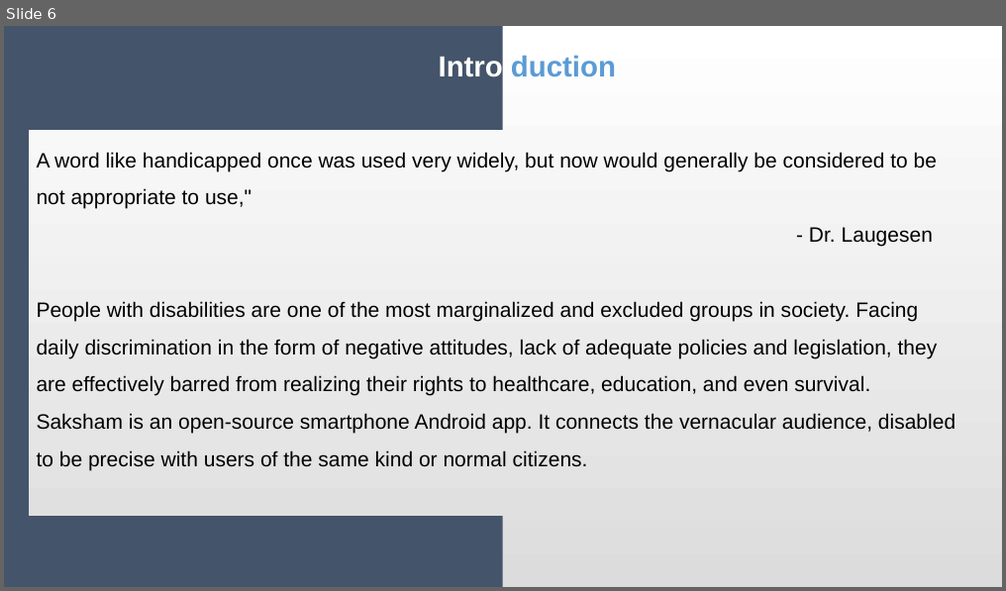
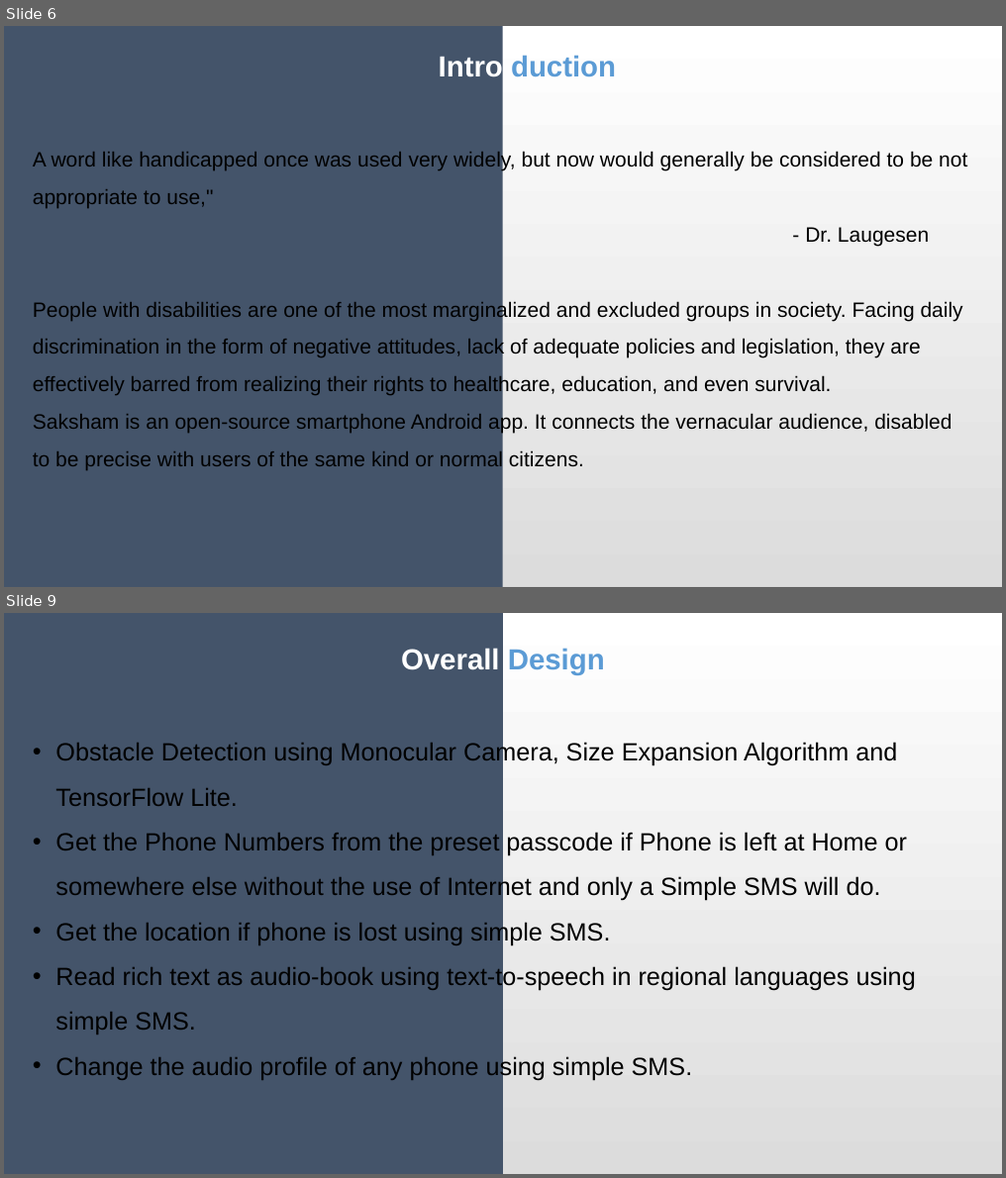
Before and after one commit to Durgnan/Final_Year_Project, a slide deck: Phase PPT/Durgesh Nandan/0th Phase/SakshamPPT.pptx. Shown one above the other, each under a label of ours: slide 6 before the commit, slides 6 and 9 after it; the slides between them are not shown. The pictures are 1006x591 and 1006x1178 pixels, drawn with LibreOffice and Linux fonts; fonts in the diff are those of the drawing. Boxes give left, top, right and bottom in pixels: in the first picture for what was removed or moved away, otherwise in the second. Text is boxed around its words. In the diff, an @@ line names an element or a change of style, - is before the commit and + after.

```diff
--- a/Phase PPT/Durgesh Nandan/0th Phase/SakshamPPT.pptx
+++ b/Phase PPT/Durgesh Nandan/0th Phase/SakshamPPT.pptx
@@ slide 9 added at [4,613,1002,1174], background gradient #FFFFFF to #DCDCDC @@
@@ rectangle added at [4,613,503,1174], fill #44546A @@
@@ text added at [401,648,605,674], 28 pt, text #FFFFFF, bold @@
+Overall Design
@@ text added at [55,741,916,1080], 24 pt, text #000000 @@
+• Obstacle Detection using Monocular Camera, Size Expansion Algorithm and TensorFlow Lite.
+• Get the Phone Numbers from the preset passcode if Phone is left at Home or somewhere else without the use of Internet and only a Simple SMS will do.
+• Get the location if phone is lost using simple SMS.
+• Read rich text as audio-book using text-to-speech in regional languages using simple SMS.
+• Change the audio profile of any phone using simple SMS.
@@ slide 6 changed as well @@
@@ text "A word like handicapped once ...": place and size @@
-text "A word like handicapped once ..." at [29,131,973,516]
+text "A word like handicapped once ..." at [33,151,967,471]
@@ text "A word like handicapped once ..." at [33,151,967,471]: fill gradient #FFFFFF to #DCDCDC to none @@
```
Also in this commit, not shown: 10 other slides changed, 1 other slide added, 2 slides removed, 1 other file.
